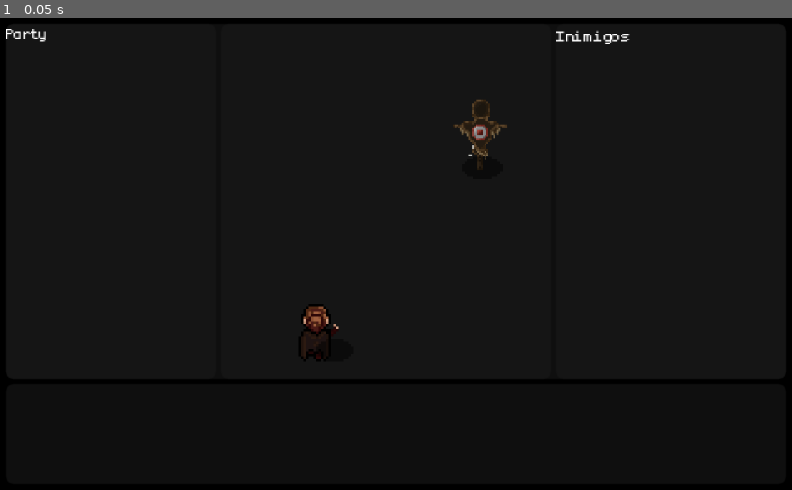
Above: before the commit, frame 1.
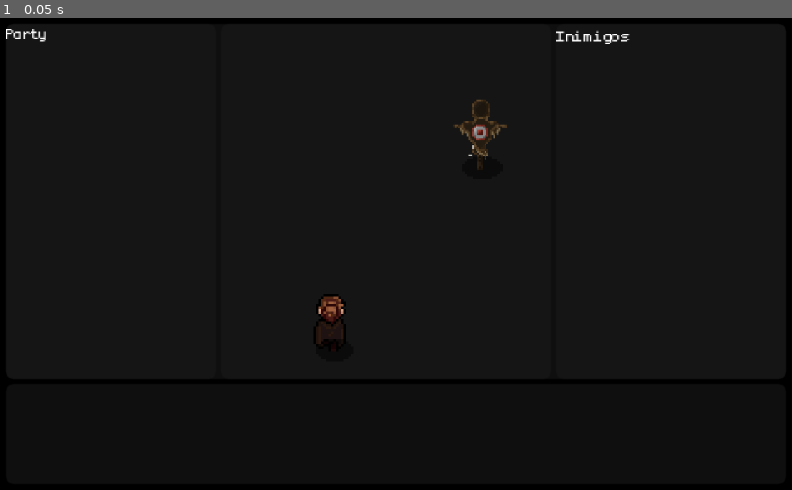
Above: after the commit, the same moment.

Repository: Matheus-Nogueira1/PelequeticosClube
Game: Godot game, scene res://scenes/battle/combat.tscn
Same seed, same stepped clock (60 frames per second), same inputs: the game is played once before the commit and once after it. This scene is started directly instead of the project's main scene.
Inputs:
- Up to frame 1 (0.05 s): no input

The runs differ from the first frame. In frame 1, 0.2% of the frame differs, in the area x 38-44%, y 58-70%.

Commit message:
ta quaaaaaaaaaase

Diff:
--- a/ascencaozeta-pelequeta/scenes/battle/combat.tscn
+++ b/ascencaozeta-pelequeta/scenes/battle/combat.tscn
@@ -465,7 +465,7 @@
 "duration": 1.0,
 "texture": SubResource("AtlasTexture_f8vfn")
 }],
-"loop": 1,
+"loop": 0,
 "name": &"Atacando",
 "speed": 5.0
 }, {
@@ -494,7 +494,7 @@
 "duration": 1.0,
 "texture": SubResource("AtlasTexture_e1piq")
 }],
-"loop": 1,
+"loop": 0,
 "name": &"Dodge",
 "speed": 5.0
 }, {
@@ -529,7 +529,7 @@
 "duration": 1.0,
 "texture": SubResource("AtlasTexture_q5kbp")
 }],
-"loop": 1,
+"loop": 0,
 "name": &"Hit",
 "speed": 5.0
 }, {
@@ -651,7 +651,7 @@
 "duration": 1.0,
 "texture": SubResource("AtlasTexture_mt000")
 }],
-"loop": 1,
+"loop": 0,
 "name": &"Morrendo",
 "speed": 5.0
 }, {
@@ -963,7 +963,7 @@
 "duration": 1.0,
 "texture": SubResource("AtlasTexture_5of7p")
 }],
-"loop": 1,
+"loop": 0,
 "name": &"Atacando",
 "speed": 5.0
 }, {
@@ -1007,7 +1007,7 @@
 "duration": 1.0,
 "texture": SubResource("AtlasTexture_8vewt")
 }],
-"loop": 1,
+"loop": 0,
 "name": &"Dodge",
 "speed": 5.0
 }, {
@@ -1042,7 +1042,7 @@
 "duration": 1.0,
 "texture": SubResource("AtlasTexture_yhuth")
 }],
-"loop": 1,
+"loop": 0,
 "name": &"Hit",
 "speed": 5.0
 }, {
@@ -1074,7 +1074,7 @@
 "duration": 1.0,
 "texture": SubResource("AtlasTexture_rdrkw")
 }],
-"loop": 1,
+"loop": 0,
 "name": &"Morrendo",
 "speed": 5.0
 }]
@@ -1171,7 +1171,7 @@
 [node name="AnimationEscolhido" type="AnimatedSprite2D" parent="MarginContainer/VBoxContainer/TopBar/VBoxContainer/HBoxContainer/Battlefield/Combatants/PlayerVisual" unique_id=1384800493]
 y_sort_enabled = true
 sprite_frames = SubResource("SpriteFrames_ba8p4")
-animation = &"Atacando"
+animation = &"walk_up"
 
 [node name="Shadow" type="AnimatedSprite2D" parent="MarginContainer/VBoxContainer/TopBar/VBoxContainer/HBoxContainer/Battlefield/Combatants/PlayerVisual" unique_id=501550323]
 sprite_frames = SubResource("SpriteFrames_0nysw")
--- a/ascencaozeta-pelequeta/scripts/animações/combatente_animation.gd
+++ b/ascencaozeta-pelequeta/scripts/animações/combatente_animation.gd
@@ -34,7 +34,25 @@
 
 
 func tocar_ataque() -> void:
-	tocar_animacao(ANIMACAO_ATAQUE)
+	if sprite == null or morto:
+		return
+
+	if not sprite.sprite_frames.has_animation(ANIMACAO_ATAQUE):
+		push_warning(
+			"[CombatantAnimation] Animação Atacando inexistente."
+		)
+		return
+
+	# O ataque deve tocar apenas uma vez.
+	sprite.sprite_frames.set_animation_loop(ANIMACAO_ATAQUE, false)
+	sprite.play(ANIMACAO_ATAQUE)
+
+	# Espera a animação terminar antes de continuar o combate.
+	await sprite.animation_finished
+
+	# Não interrompe uma animação de morte que tenha começado nesse intervalo.
+	if not morto:
+		sprite.stop()
 
 
 func tocar_esquiva() -> void:
--- a/ascencaozeta-pelequeta/scripts/battle/combat_manager.gd
+++ b/ascencaozeta-pelequeta/scripts/battle/combat_manager.gd
@@ -762,10 +762,10 @@
 ) -> void:
 	if atacante.tipo == "jogador":
 		if animacao_jogador != null:
-			animacao_jogador.tocar_ataque()
+			await animacao_jogador.tocar_ataque()
 	else:
 		if animacao_inimigo != null:
-			animacao_inimigo.tocar_ataque()
+			await animacao_inimigo.tocar_ataque()
 	var rolagem = RolagemDadosD6.new()
 	var resultado_combate = rolagem.rolar_teste_combate_d6(
 		regioes,
@@ -832,16 +832,19 @@
 			"%s não consegue concluir o ataque." % atacante.nome,
 			"critico"
 		)
-		party_panel.atualizar_personagem(
-			atacante.para_dictionary()
-		)
-		_verificar_fim_combate()
+
+		if atacante.morto:
+			await _derrotar_combatente(atacante)
+		else:
+			party_panel.atualizar_personagem(
+				atacante.para_dictionary()
+			)
+			_verificar_fim_combate()
 
 		if not combate_ativo:
 			return
 
 		_finalizar_acao()
-		return
 		return
 
 	# ============================================================
@@ -957,7 +960,7 @@
 	)
 
 	if alvo.morto:
-		_derrotar_combatente(alvo)
+		await _derrotar_combatente(alvo)
 
 	if not combate_ativo:
 		return
@@ -988,24 +991,40 @@
 # ============================================================================
 # SISTEMA DE COMBATENTES
 # ============================================================================
-
 func _derrotar_combatente(combatente: CombatenteData) -> void:
 	if not ordem_turno.has(combatente):
 		return
+
+	# Executa a animação de morte antes de remover o personagem.
+	if combatente.tipo == "jogador":
+		if animacao_jogador != null:
+			await animacao_jogador.tocar_morte()
+	else:
+		if animacao_inimigo != null:
+			await animacao_inimigo.tocar_morte()
+
 	log_panel.registrar_evento(
 		"⚠️ %s foi derrotado!" % combatente.nome,
 		"critico"
 	)
+
 	var indice_removido = ordem_turno.find(combatente)
 	ordem_turno.erase(combatente)
+
 	if indice_removido <= indice_turno_atual:
 		indice_turno_atual -= 1
+
 	if combatente.tipo == "inimigo":
 		combatentes_inimigo.erase(combatente)
-		enemy_panel.remover_inimigo(combatente.para_dictionary())
+		enemy_panel.remover_inimigo(
+			combatente.para_dictionary()
+		)
 	else:
 		combatentes_jogador.erase(combatente)
-		party_panel.remover_personagem(combatente.para_dictionary())
+		party_panel.remover_personagem(
+			combatente.para_dictionary()
+		)
+
 	_verificar_fim_combate()
 
 	if not combate_ativo:
